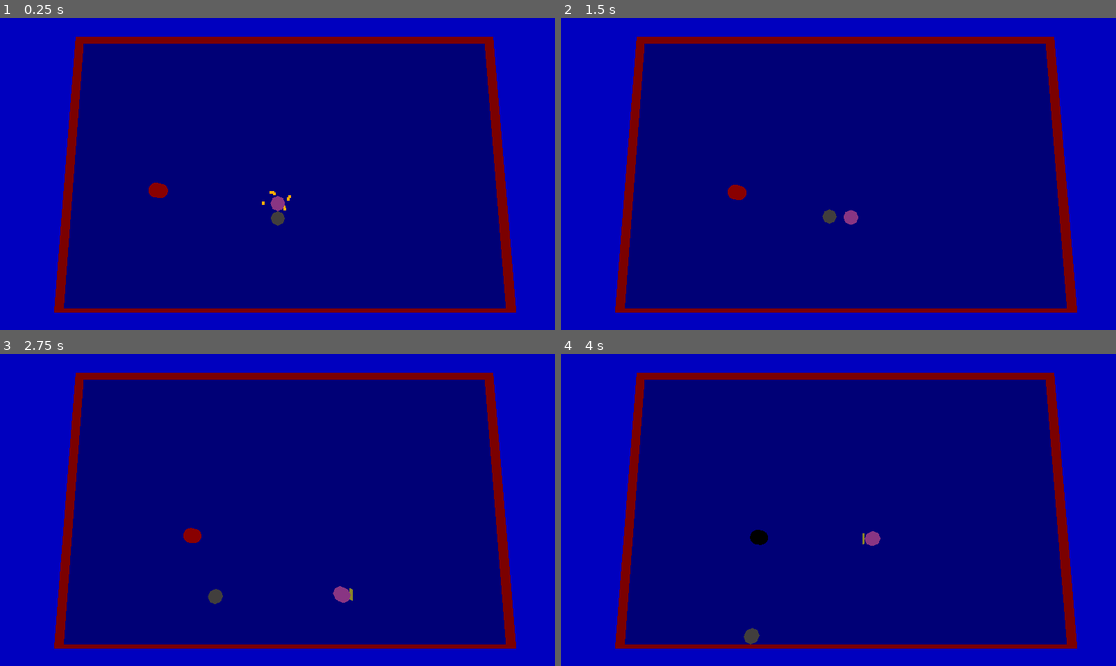
Above: before the commit, frames 1-4 (two rows, left to right).
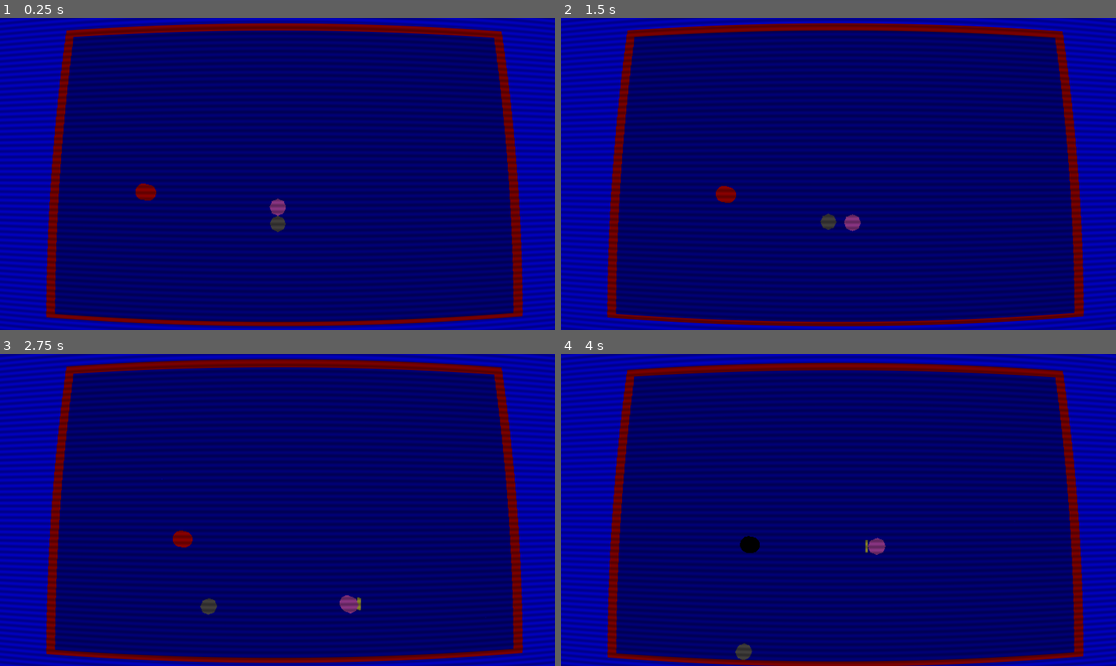
Above: after the commit, the same moments.

Repository: WiredOverload/GodotWild65
Game: Godot game, scene res://scenes/gameplay.tscn
Two runs of this game, one before a commit and one after it. Both use one fixed random seed, a clock stepped at 60 frames per second and the inputs below. The project has no main scene, so this scene is started directly.
Inputs:
- Up to frame 1 (0.25 s): no input
- Up to frame 2 (1.5 s): hold D (move_right) 0.53-1.28 s; hold Space (action) 0.53-1.28 s; hold S (move_down) from 1.28 s (still down); tap Space (action) at 1.35 s
- Up to frame 3 (2.75 s): release S (move_down) at 2.03 s; hold D (move_right) from 2.03 s (still down); hold Space (action) from 2.03 s (still down)
- Up to frame 4 (4 s): release D (move_right) at 2.78 s; release Space (action) at 2.78 s; hold W (move_up) 2.78-3.53 s; tap Space (action) at 2.85 s; hold A (move_left) from 3.53 s (still down); hold Space (action) from 3.53 s (still down)

The runs differ from the first frame. In frame 1, 51% of the frame differs, in the area x 0-100%, y 0-100%; in frame 2, 50%; in frame 3, 51%; in frame 4, 51%.

Commit message:
Screen shake

Diff:
--- a/actors/ball.gd
+++ b/actors/ball.gd
@@ -24,8 +24,10 @@
 			var motion := velocity * delta
 			var collision := move_and_collide(motion)
 			while collision:
-				velocity = velocity.bounce(collision.get_normal())
-				motion = collision.get_remainder().bounce(collision.get_normal())
+				var normal := collision.get_normal()
+				Gameplay.instance.screen_shake_vel(-Vector2(normal.x, normal.z).normalized() * velocity.length())
+				velocity = velocity.bounce(normal)
+				motion = collision.get_remainder().bounce(normal)
 				if collision.get_collider().is_in_group("Enemy"):
 					collision.get_collider().hit(1)
 				collision = move_and_collide(motion)
--- a/actors/player.gd
+++ b/actors/player.gd
@@ -43,8 +43,10 @@
 				throw_speed = clampf(throw_speed + delta * throw_accel, 0.0, max_throw_speed)
 				if not spin_spark_particles.emitting and is_equal_approx(throw_speed, max_throw_speed):
 					spin_spark_particles.restart()
+					Gameplay.instance.set_time_scale(0.3, 0.1)
 				if spin_spark_particles.emitting and not is_equal_approx(throw_speed, max_throw_speed):
 					spin_spark_particles.emitting = false
+					Gameplay.instance.set_time_scale(1.0, 0.01)
 			else:
 				ball.throw(throw_speed * basis.x)
 				throw_speed = 0.0
@@ -68,6 +70,7 @@
 			deactivate_catcher()
 		State.THROWING:
 			spin_spark_particles.emitting = false
+			Gameplay.instance.set_time_scale(1.0, 0.01)
 
 	state = v
 
--- a/actors/player.tscn
+++ b/actors/player.tscn
@@ -27,7 +27,6 @@
 emission_ring_height = 1.0
 emission_ring_radius = 1.0
 emission_ring_inner_radius = 1.0
-inherit_velocity_ratio = 1.0
 spread = 180.0
 orbit_velocity_min = 0.416
 orbit_velocity_max = 1.445
@@ -82,6 +81,7 @@
 [node name="SpinSparkParticles" type="GPUParticles3D" parent="."]
 unique_name_in_owner = true
 transform = Transform3D(1, 0, 0, 0, -4.37114e-08, 1, 0, -1, -4.37114e-08, 0, 0.425755, 0)
+emitting = false
 lifetime = 0.1
 fixed_fps = 60
 interpolate = false
--- /dev/null
+++ b/materials/fullscreen/filter.gdshader
@@ -0,0 +1,48 @@
+// Converted from https://www.shadertoy.com/view/td2GzW
+shader_type canvas_item;
+uniform sampler2D SCREEN_TEXTURE : hint_screen_texture, filter_linear_mipmap;
+
+// Anti fish eye (negative amount) / fish eye (positive)
+uniform float fisheye_power : hint_range(-2.5, 2.5) = 1.0;
+
+vec2 fisheye(vec2 frag_coord, vec2 pixel_size, vec2 center) {
+	vec2 pixel_coord = frag_coord.xy * pixel_size.x;
+	float aspect_ratio = pixel_size.y / pixel_size.x;
+	center = center / vec2(1.0, aspect_ratio);
+	vec2 to_center = pixel_coord - center;
+	float dist_to_center = length(to_center);
+
+	//stick to borders
+	float bind =
+		(fisheye_power > 0.0) ? length(center) :
+		((aspect_ratio < 1.0) ? center.x :
+		center.y);
+
+	vec2 uv;
+	//fisheye
+	if (fisheye_power > 0.0)
+		uv = center + normalize(to_center) * tan(dist_to_center * fisheye_power) * bind / tan( bind * fisheye_power);
+	//antifisheye
+	else if (fisheye_power < 0.0)
+		uv = center + normalize(to_center) * atan(dist_to_center * -fisheye_power * 10.0) * bind / atan(-fisheye_power * bind * 10.0);
+	//no effect for fisheye_power = 1.0
+	else
+		uv = pixel_coord;
+	uv.y *= aspect_ratio;
+
+	return uv;
+}
+
+float scanline(vec2 frag_coord) {
+	float y = frag_coord.y / 4.0 - TIME;
+	float closest = round(y / 2.0) * 2.0;
+	float t = smoothstep(0.0, 1.0, abs(y - closest));
+	return mix(0.7, 1.0, t);
+}
+
+void fragment() {
+	vec2 uv = fisheye(FRAGCOORD.xy, SCREEN_PIXEL_SIZE, vec2(0.5, 0.5));
+	vec3 fish = texture(SCREEN_TEXTURE, uv).rgb;
+	float scan = scanline(uv / SCREEN_PIXEL_SIZE);
+	COLOR = vec4(fish * scan, 1.0);
+}
--- /dev/null
+++ b/materials/fullscreen/filter.tres
@@ -0,0 +1,6 @@
+[gd_resource type="ShaderMaterial" load_steps=2 format=3 uid="uid://bp15ymka1mkep"]
+
+[ext_resource type="Shader" path="res://materials/fullscreen/filter.gdshader" id="1_h2br8"]
+
+[resource]
+shader = ExtResource("1_h2br8")
--- a/scenes/gameplay.gd
+++ b/scenes/gameplay.gd
@@ -3,9 +3,26 @@
 
 static var instance: Gameplay
 
+@onready var gameplay_camera: Camera3D = $GameplayCamera
 
-var time_scale: float = 1.0
+var _engine_time_scale: float:
+	get: return Engine.time_scale
+	set(v): Engine.time_scale = v
 
+var _time_scale_tween: Tween
+
+func set_time_scale(v: float, dur: float) -> void:
+	if _time_scale_tween:
+		_time_scale_tween.kill()
+	_time_scale_tween = create_tween()
+	_time_scale_tween.tween_property(self, "_engine_time_scale", v, dur)
+
+
+func screen_shake(strength: float) -> void:
+	screen_shake_vel(Vector2.from_angle(randf_range(0, TAU)) * strength)
+
+func screen_shake_vel(impulse: Vector2) -> void:
+	gameplay_camera.screen_shake(impulse)
 
 func _enter_tree() -> void:
 	assert(instance == null)
@@ -14,6 +31,7 @@
 func _exit_tree() -> void:
 	assert(instance == self)
 	instance = null
+	Engine.time_scale = 1.0
 
 func _ready() -> void:
 	pass # Replace with function body.
--- a/scenes/gameplay.tscn
+++ b/scenes/gameplay.tscn
@@ -1,10 +1,12 @@
-[gd_scene load_steps=7 format=3 uid="uid://d0ovdrnefc0u5"]
+[gd_scene load_steps=9 format=3 uid="uid://d0ovdrnefc0u5"]
 
 [ext_resource type="Script" path="res://scenes/gameplay.gd" id="1_cb7s4"]
 [ext_resource type="MeshLibrary" uid="uid://dgxh36itpnihl" path="res://mesh_library/mesh_library.tres" id="2_axurl"]
+[ext_resource type="Script" path="res://scenes/gameplay_camera.gd" id="3_6q44q"]
 [ext_resource type="PackedScene" uid="uid://7db3hg74bni7" path="res://actors/player.tscn" id="3_mdmmq"]
 [ext_resource type="PackedScene" uid="uid://ckv4dexmjl00r" path="res://actors/ball.tscn" id="4_fr5jj"]
 [ext_resource type="PackedScene" uid="uid://seeyug3rtuge" path="res://actors/enemy.tscn" id="5_admxs"]
+[ext_resource type="Material" uid="uid://bp15ymka1mkep" path="res://materials/fullscreen/filter.tres" id="5_qdwxy"]
 
 [sub_resource type="Environment" id="Environment_u7ddp"]
 background_mode = 1
@@ -29,10 +31,11 @@
 }
 metadata/_editor_floor_ = Vector3(0, 0, 0)
 
-[node name="Camera3D" type="Camera3D" parent="."]
+[node name="GameplayCamera" type="Camera3D" parent="."]
 transform = Transform3D(1, 0, 0, 0, 0.121869, 0.992546, 0, -0.992546, 0.121869, 14.5, 23.537, 12.706)
 current = true
 fov = 50.2
+script = ExtResource("3_6q44q")
 
 [node name="Player" parent="." node_paths=PackedStringArray("ball") instance=ExtResource("3_mdmmq")]
 transform = Transform3D(1, 0, 0, 0, 1, 0, 0, 0, 1, 14.5223, 0, 11.9386)
@@ -43,3 +46,11 @@
 
 [node name="Enemy" parent="." instance=ExtResource("5_admxs")]
 transform = Transform3D(1, 0, 0, 0, 1, 0, 0, 0, 1, 6, 0, 11)
+
+[node name="Filter" type="ColorRect" parent="."]
+material = ExtResource("5_qdwxy")
+anchors_preset = 15
+anchor_right = 1.0
+anchor_bottom = 1.0
+grow_horizontal = 2
+grow_vertical = 2
--- /dev/null
+++ b/scenes/gameplay_camera.gd
@@ -0,0 +1,23 @@
+extends Camera3D
+
+@export_range(0.0, 1.0) var shake_spring_coef: float = 0.1
+@export_range(0.0, 1.0) var shake_spring_damp: float = 0.3
+
+var shake_offset: Vector2:
+	get: return Vector2(h_offset, v_offset)
+	set(v): h_offset = v.x; v_offset = v.y
+
+var shake_velocity: Vector2
+
+func screen_shake(impulse: Vector2) -> void:
+	shake_velocity += impulse
+
+func _ready() -> void:
+	assert(0.0 <= shake_spring_coef)
+	assert(shake_spring_coef < shake_spring_damp)
+	assert(shake_spring_damp <= 1.0)
+
+func _process(delta: float) -> void:
+	var shake_accel := - pow(1.0 / delta, 2) * shake_spring_coef * shake_offset - (1.0 / delta) * shake_spring_damp * shake_velocity
+	shake_offset += delta * shake_velocity
+	shake_velocity += delta * shake_accel
Not shown: 6 places in mesh_library/mesh_library.tres that only renumber resources
